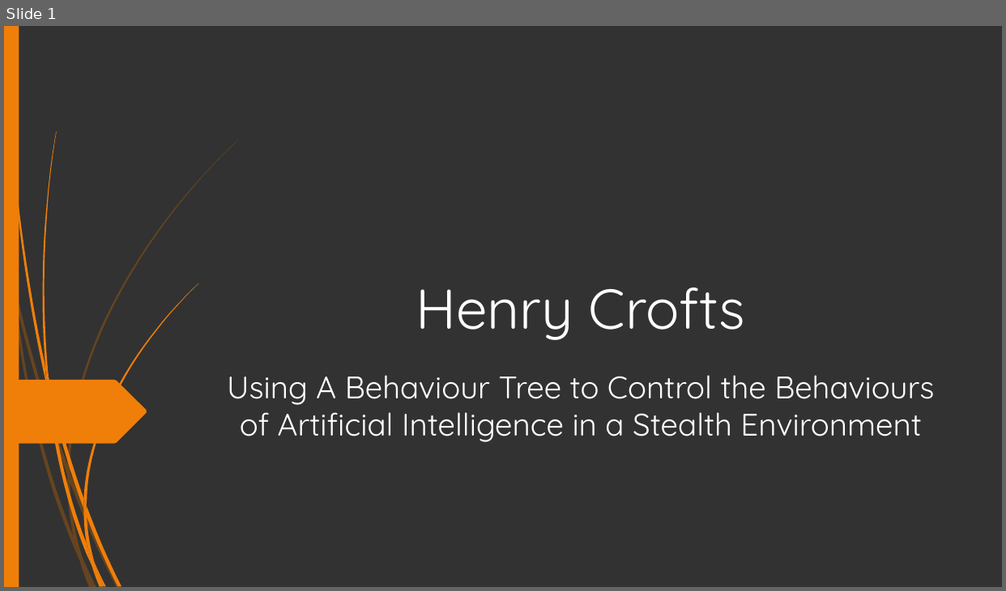
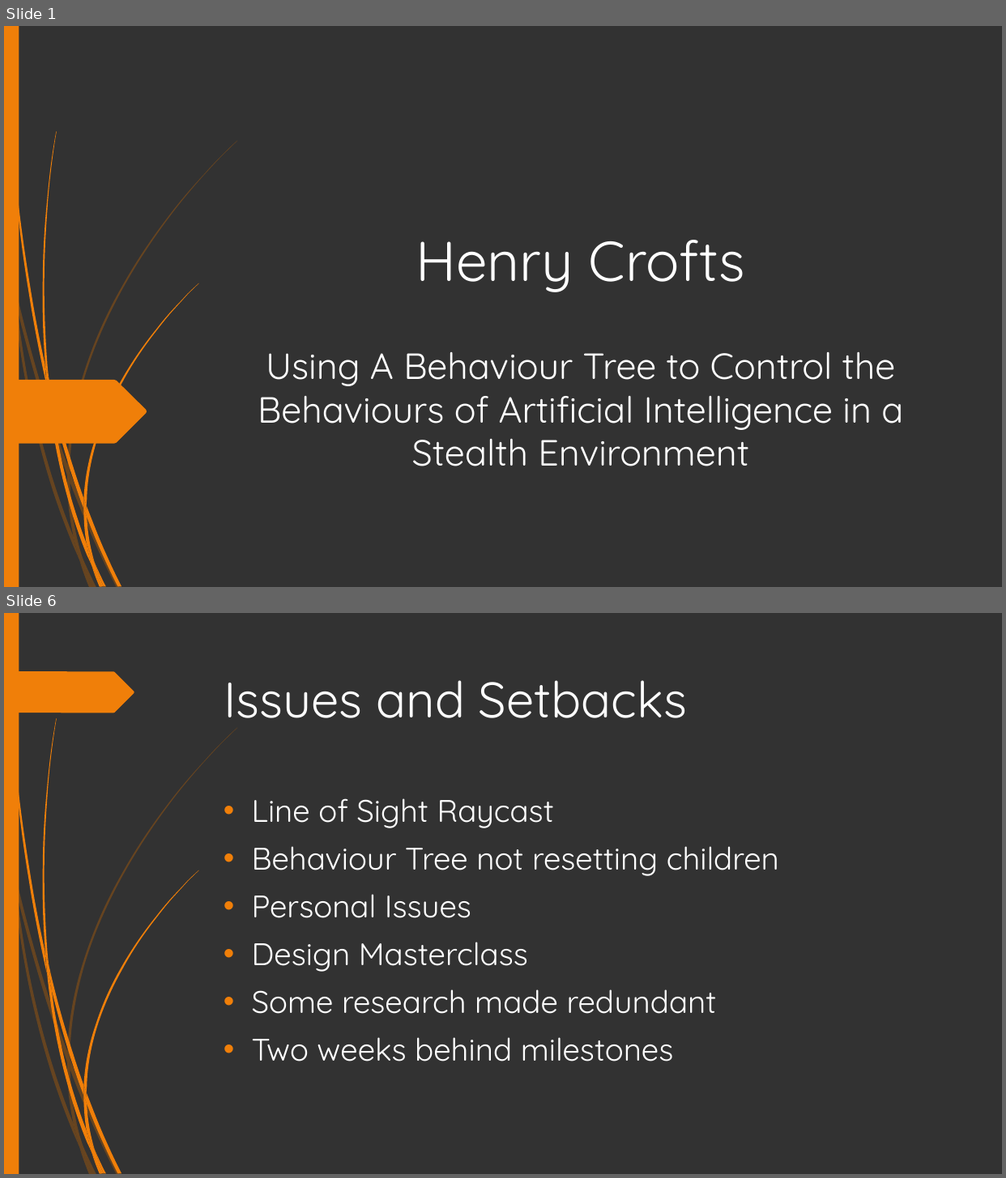
Before and after one commit to HenryWilliam95/AI_FINAL_PROJECT, a slide deck: Documents/Presentation-1.pptx. Shown one above the other, each under a label of ours: slide 1 before the commit, slides 1 and 6 after it; the slides between them are not shown. The pictures are 1006x591 and 1006x1178 pixels, drawn with LibreOffice and Linux fonts; fonts in the diff are those of the drawing. Boxes give left, top, right and bottom in pixels: in the first picture for what was removed or moved away, otherwise in the second. Text is boxed around its words. In the diff, an @@ line names an element or a change of style, - is before the commit and + after.

```diff
--- a/Documents/Presentation-1.pptx
+++ b/Documents/Presentation-1.pptx
@@ slide 6 added at (4, 613, 1002, 1174), background #323232; not listed: 23 template elements that a slide beside it also shows @@
@@ freeform shape added at (4, 671, 134, 713), fill #F07F09 @@
@@ title added at (224, 680, 687, 718), 48 pt, text #FFFFFF @@
+Issues and Setbacks
@@ text added at (252, 798, 779, 1062), 30 pt, text #FFFFFF @@
+• Line of Sight Raycast
+• Behaviour Tree not resetting children
+• Personal Issues
+• Design Masterclass
+• Some research made redundant
+• Two weeks behind milestones
@@ slide 1 changed as well @@
@@ title "Henry Crofts": place and size @@
-title "Henry Crofts" at (415, 288, 746, 340)
+title "Henry Crofts" at (415, 240, 746, 292)
@@ subtitle "Using A Behaviour Tree to ...": place and size @@
-subtitle "Using A Behaviour Tree to ..." at (227, 375, 934, 442)
+subtitle "Using A Behaviour Tree to ..." at (258, 352, 903, 467)
@@ subtitle "Using A Behaviour Tree to ..." at (258, 352, 903, 467): size 30 to 35 pt @@
```
Also in this commit, not shown: 2 other slides changed, 5 other slides added, 2 slides removed.
